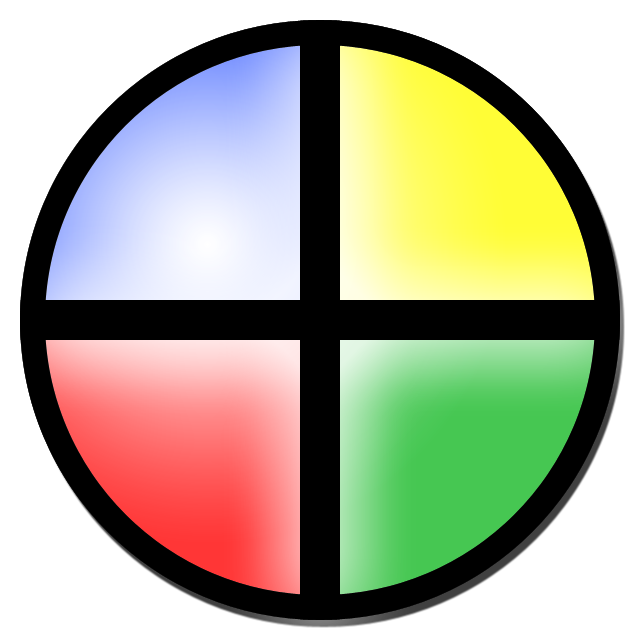
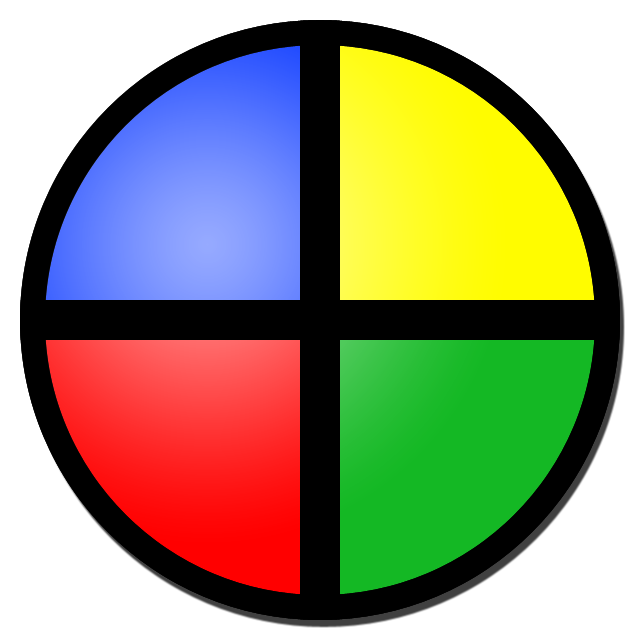
Comparing the layer stacks of the two 640×640 images. Changes:
pixels changed over [20, 20, 625, 628] (layer not identified)
